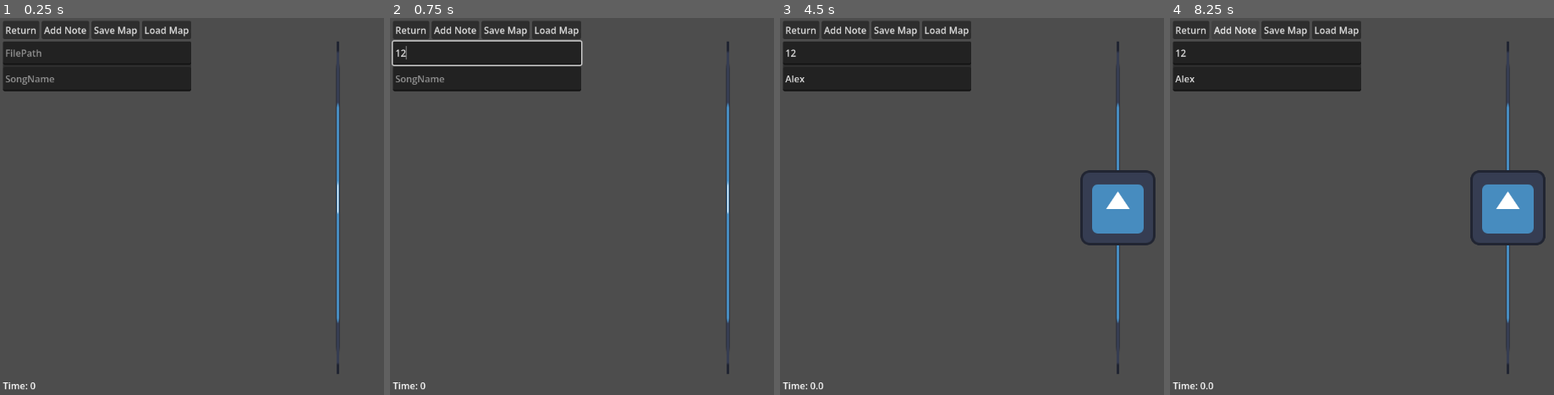
Above: before the commit, frames 1-4 (left to right).
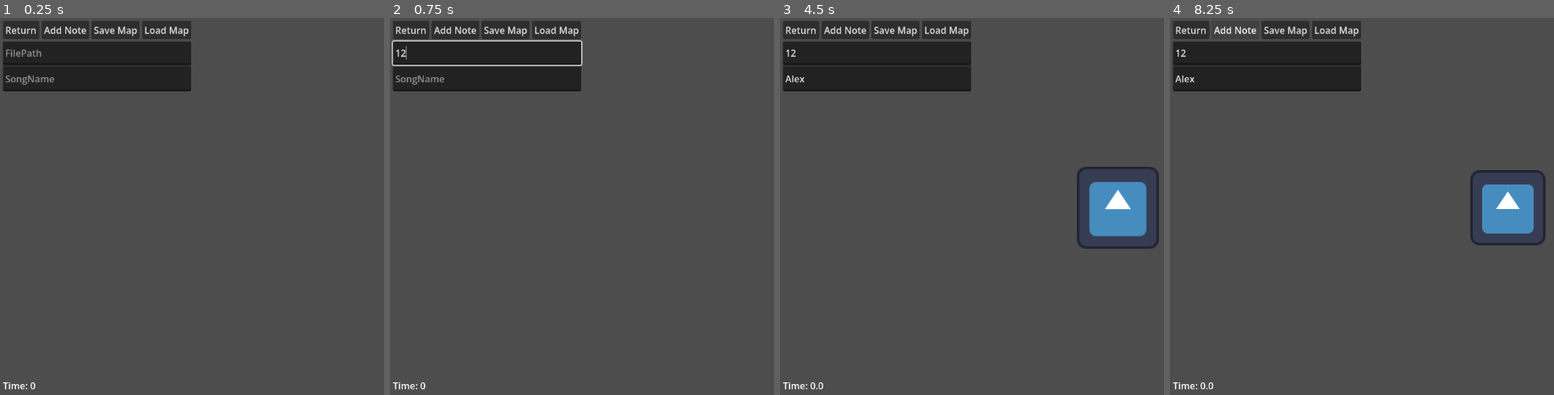
Above: after the commit, the same moments.

Repository: JoshDean599/12DI-Josh-Dean
Game: Godot game, scene res://Scenes/editor.tscn
Two runs of this game, one before a commit and one after it. Both use one fixed random seed, a clock stepped at 60 frames per second and the inputs below. This scene is started directly instead of the project's main scene. The engine's default icon, where the game draws it, is replaced by a stand-in: a white triangle on a blue panel in a dark square.
Inputs (mouse positions are in pixels of both pictures, inside the frame that each line leads up to):
- Up to frame 1 (0.25 s): no input
- Up to frame 2 (0.75 s): click (486, 51) at 0.52 s; type "12" at 0.6 s
- Up to frame 3 (4.5 s): click (876, 78) at 0.75 s; type "Alex" at 0.83 s; click "Add Note" at 1.25 s; click "Load Map" at 2 s; click (1117, 206) at 2.75 s; click "Add Note" at 3.5 s; click (1117, 206) at 4.25 s
- Up to frame 4 (8.25 s): click (1507, 206) at 5 s; click (1507, 206) at 5.75 s; click (1507, 206) at 6.5 s; click (1507, 206) at 7.25 s; click "Add Note" at 8 s

The runs differ from the first frame. In frame 1, 0.8% of the frame differs, in the area x 87-89%, y 6-95%; in frame 2, 0.8%; in frame 3, 2.0%, in the area x 77-99%, y 6-95%; in frame 4, 0.5%.
Error before the commit: Invalid access to property or key 'Notes' on a base object of type 'Dictionary'. (res://Scenes/editor.gd:77)
Error after the commit: Invalid access to property or key 'Notes' on a base object of type 'Dictionary'. (res://Scenes/editor.gd:76)

Commit message:
2_6_26
Got some feedback on the editor and addressed it.

Diff:
--- a/rhythm-game-project/Scenes/Objects/editor_note.gd
+++ b/rhythm-game-project/Scenes/Objects/editor_note.gd
@@ -8,8 +8,12 @@
 var tailDraggingOffset = Vector2.ZERO
 var GridLockKeyPress = false
 @export var snappingKey = KEY_SPACE
+@export var baseHeadScale: float = 1.0
+@export var onHoverHeadScale: float = 1.1
 @export var baseTailSize: float = 0.8
 @export var onHoverTailSize: float = 1.1
+@export var tailDragDetectorBaseScale: float = 2.0
+@export var tailDragDetectorOffsetScale: float = 1.3
 
 # Double click variables
 #const doubleClickThreshold = 0.2
@@ -72,15 +76,29 @@
 func _on_click_detector_button_up() -> void:
 	dragging = false
 
+func _on_click_detector_mouse_entered() -> void:
+	$Head.scale = Vector2(onHoverHeadScale, onHoverHeadScale)
+
+func _on_click_detector_mouse_exited() -> void:
+	$Head.scale = Vector2(baseHeadScale, baseHeadScale)
+
 
 func _on_drag_detector_button_down() -> void:
 	tailDragging = true
 	tailDraggingOffset = get_global_mouse_position() - $Tail.position
 
+	$Head/ClickDetector.visible = false
+
 
 func _on_drag_detector_button_up() -> void:
 	tailDragging = false
 	duration = abs($Head.position.x - $Tail.position.x)
+
+	$Head/ClickDetector.visible = true
+	if $Tail.position.x <= 30 and $Tail.position.x >= -30 and $Tail.position.y >= -30 and $Tail.position.y <= 30:
+		$Tail/DragDetector.scale = Vector2(tailDragDetectorBaseScale, tailDragDetectorBaseScale)
+	else:
+		$Tail/DragDetector.scale = Vector2(tailDragDetectorOffsetScale, tailDragDetectorOffsetScale)
 
 
 func _on_drag_detector_mouse_entered() -> void:
--- a/rhythm-game-project/Scenes/Objects/editor_note.tscn
+++ b/rhythm-game-project/Scenes/Objects/editor_note.tscn
@@ -20,10 +20,12 @@
 
 [node name="DragDetector" type="Button" parent="Tail" unique_id=2101793492]
 self_modulate = Color(1, 1, 1, 0)
-offset_left = -99.999985
-offset_top = -99.999985
-offset_right = 99.999985
-offset_bottom = 99.999985
+offset_left = -50.0
+offset_top = -50.0
+offset_right = 50.0
+offset_bottom = 50.0
+scale = Vector2(2, 2)
+pivot_offset = Vector2(50, 50)
 
 [node name="Head" type="Sprite2D" parent="." unique_id=1358409400]
 texture = ExtResource("1_2tup1")
@@ -44,3 +46,4 @@
 [connection signal="button_down" from="Head/ClickDetector" to="." method="_on_click_detector_button_down"]
 [connection signal="button_up" from="Head/ClickDetector" to="." method="_on_click_detector_button_up"]
 [connection signal="mouse_entered" from="Head/ClickDetector" to="." method="_on_click_detector_mouse_entered"]
+[connection signal="mouse_exited" from="Head/ClickDetector" to="." method="_on_click_detector_mouse_exited"]
--- a/rhythm-game-project/Scenes/Objects/note_handler.gd
+++ b/rhythm-game-project/Scenes/Objects/note_handler.gd
@@ -1,4 +1,6 @@
 extends Sprite2D
+
+@export var noteSpawnLocation = 1220
 
 @onready var game = get_parent()
 
@@ -45,8 +47,7 @@
 func create_note(noteSettings: Dictionary) -> void:
 	var noteInstance = Globals.GameNote.instantiate()
 	$Notes.call_deferred("add_child", noteInstance)
-	noteSettings.position.x = 1220
-	noteSettings.position.y -= self.position.y
+	noteSettings.position.x = noteSpawnLocation
 	noteInstance.setup(self, noteSettings, get_parent().currentTime)
 	# Add the note to the end of the note queue
 	noteQueue.push_back(noteInstance)
@@ -64,7 +65,7 @@
 			closestNote = currentIndex
 		currentIndex += 1
 
-	if loadedSong.Notes[closestNote].time + game.bufferTime <= game.currentTime:
+	if loadedSong.Notes[closestNote].time + game.bufferTime <= game.currentTime - game.bufferTime:
 		create_note(loadedSong.Notes.pop_at(closestNote))
 
 
--- a/rhythm-game-project/Scenes/editor.gd
+++ b/rhythm-game-project/Scenes/editor.gd
@@ -12,16 +12,15 @@
 
 
 func _on_add_note_pressed() -> void:
-	createNewNote(Vector2(0, 0), Vector2())
+	createNewNote(camera.position, Vector2())
 
 
 func createNewNote(Position: Vector2, TailPosition: Vector2) -> void:
 	var newNote = Globals.EditorNote.instantiate()
 	$Notes.add_child(newNote)
 
-	newNote.position.x = Position.x + camera.position.x
-	newNote.position.y = Position.y + camera.position.y
-	print(newNote.position, " ", camera.position)
+	newNote.position.x = Position.x
+	newNote.position.y = Position.y
 
 	newNote.get_node("Tail").position = TailPosition
 	newNote.get_node("Line2D").set_point_position(1, TailPosition)
@@ -76,7 +75,7 @@
 
 	for i in saveAsDict.Notes: # Load the notes from the savePath
 		createNewNote(
-			Vector2(i.position.x + camera.position.x, i.position.y + camera.position.y), # Note Position
+			Vector2(i.position.x, i.position.y), # Note Position
 			Vector2(i.tailPosition.x, i.tailPosition.y) # Note Tail Position
 		)
 
@@ -84,15 +83,16 @@
 func _on_return_button_pressed() -> void:
 	Globals.change_scene(Globals.MainMenu)
 
+
 func _process(_delta: float) -> void:
 	if dragging:
-		camera.position.x = DisplayServer.mouse_get_position().x - startDragPosition
+		camera.position.x = -(DisplayServer.mouse_get_position().x - startDragPosition)
 		$UI/Control/MarginContainer2/Label.text = "Time: " + str(camera.position.x / noteSpeed)
 
 
 func _on_drag_detector_button_down() -> void:
 	dragging = true
-	startDragPosition = DisplayServer.mouse_get_position().x - camera.position.x
+	startDragPosition = DisplayServer.mouse_get_position().x + camera.position.x
 
 
 func _on_drag_detector_button_up() -> void:
--- a/rhythm-game-project/Scenes/editor.tscn
+++ b/rhythm-game-project/Scenes/editor.tscn
@@ -1,7 +1,6 @@
 [gd_scene format=3 uid="uid://brfyccsgwq6rl"]
 
 [ext_resource type="Script" uid="uid://i5pwojav548r" path="res://Scenes/editor.gd" id="1_wqabg"]
-[ext_resource type="Texture2D" uid="uid://43s0ilqd1cce" path="res://icon.svg" id="2_24ceq"]
 
 [node name="Editor" type="Node2D" unique_id=219707909]
 script = ExtResource("1_wqabg")
@@ -80,11 +79,6 @@
 text = "Time: 0"
 
 [node name="Camera2D" type="Camera2D" parent="." unique_id=1114025308]
-position = Vector2(0, 1001)
-
-[node name="Sprite2D" type="Sprite2D" parent="Camera2D" unique_id=2048603556]
-scale = Vector2(0.040001586, 4.4399996)
-texture = ExtResource("2_24ceq")
 
 [node name="Drag Detector" type="Button" parent="Camera2D" unique_id=360671343]
 self_modulate = Color(1, 1, 1, 0)
--- a/rhythm-game-project/Songs/Maps/new.json
+++ b/rhythm-game-project/Songs/Maps/new.json
@@ -2,7 +2,7 @@
 	"Notes": [
 		{
 			"position": {
-				"x": 0.0,
+				"x": -197.0,
 				"y": 0.0
 			},
 			"tailPosition": {
@@ -10,7 +10,128 @@
 				"y": 0.0
 			},
 			"time": 0.0
+		},
+		{
+			"position": {
+				"x": 3.0,
+				"y": -100.0
+			},
+			"tailPosition": {
+				"x": 200.0,
+				"y": 0.0
+			},
+			"time": 0.8
+		},
+		{
+			"position": {
+				"x": 3.0,
+				"y": 100.0
+			},
+			"tailPosition": {
+				"x": 200.0,
+				"y": 0.0
+			},
+			"time": 0.8
+		},
+		{
+			"position": {
+				"x": 403.0,
+				"y": 0.0
+			},
+			"tailPosition": {
+				"x": 300.0,
+				"y": 0.0
+			},
+			"time": 2.4
+		},
+		{
+			"position": {
+				"x": 903.0,
+				"y": -100.0
+			},
+			"tailPosition": {
+				"x": 0.0,
+				"y": 0.0
+			},
+			"time": 4.4
+		},
+		{
+			"position": {
+				"x": 903.0,
+				"y": 100.0
+			},
+			"tailPosition": {
+				"x": 0.0,
+				"y": 0.0
+			},
+			"time": 4.4
+		},
+		{
+			"position": {
+				"x": 1103.0,
+				"y": -100.0
+			},
+			"tailPosition": {
+				"x": 200.0,
+				"y": 0.0
+			},
+			"time": 5.2
+		},
+		{
+			"position": {
+				"x": 1303.0,
+				"y": 100.0
+			},
+			"tailPosition": {
+				"x": 200.0,
+				"y": 0.0
+			},
+			"time": 6.0
+		},
+		{
+			"position": {
+				"x": 1703.0,
+				"y": 0.0
+			},
+			"tailPosition": {
+				"x": 0.0,
+				"y": 0.0
+			},
+			"time": 7.6
+		},
+		{
+			"position": {
+				"x": 1903.0,
+				"y": 0.0
+			},
+			"tailPosition": {
+				"x": 0.0,
+				"y": 0.0
+			},
+			"time": 8.4
+		},
+		{
+			"position": {
+				"x": 2103.0,
+				"y": -100.0
+			},
+			"tailPosition": {
+				"x": 0.0,
+				"y": 0.0
+			},
+			"time": 9.2
+		},
+		{
+			"position": {
+				"x": 2103.0,
+				"y": 100.0
+			},
+			"tailPosition": {
+				"x": 0.0,
+				"y": 0.0
+			},
+			"time": 9.2
 		}
 	],
-	"Song": ""
+	"Song": "NEFFEX - Hate It or Love It"
 }
Not shown, added: Feedback.txt
